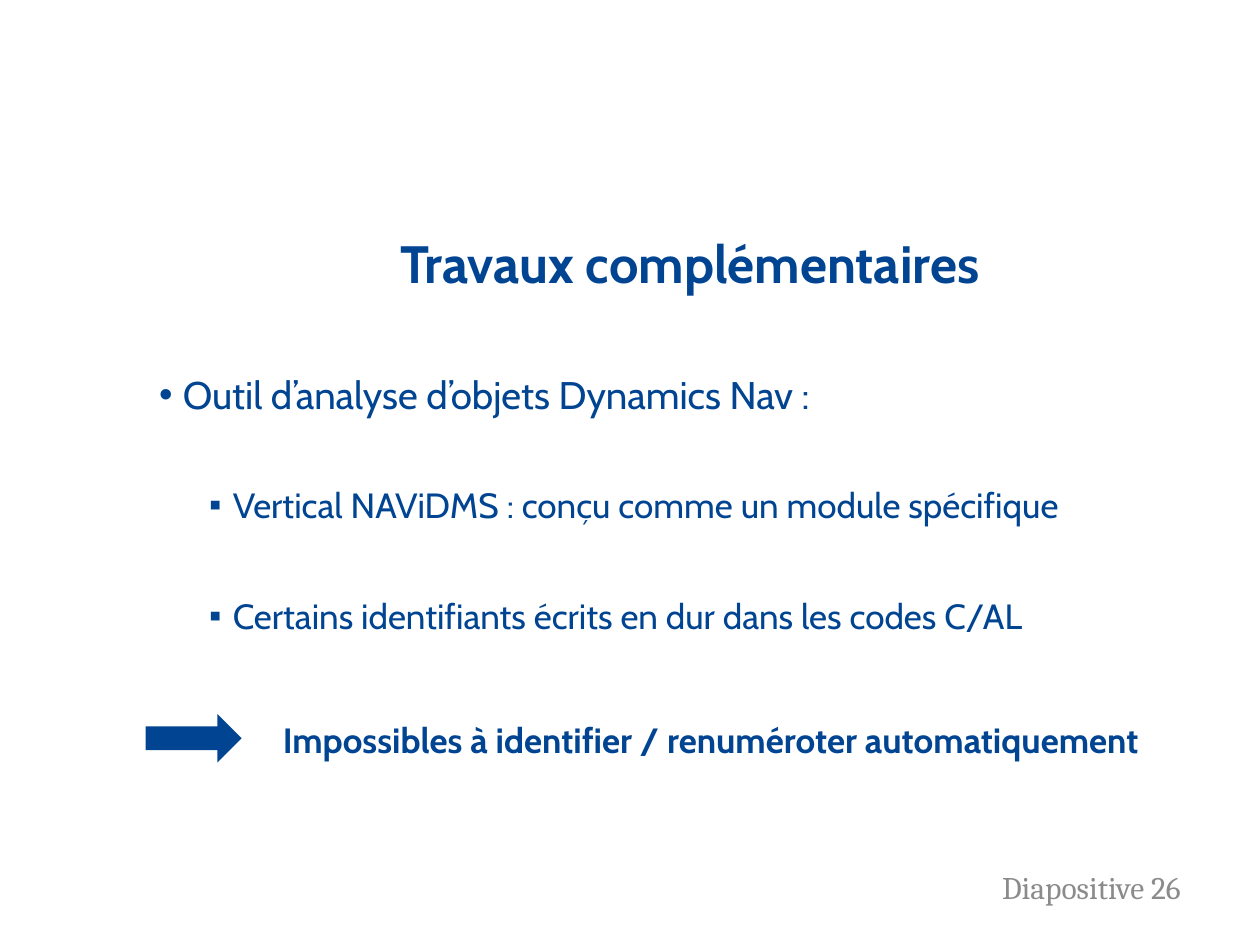
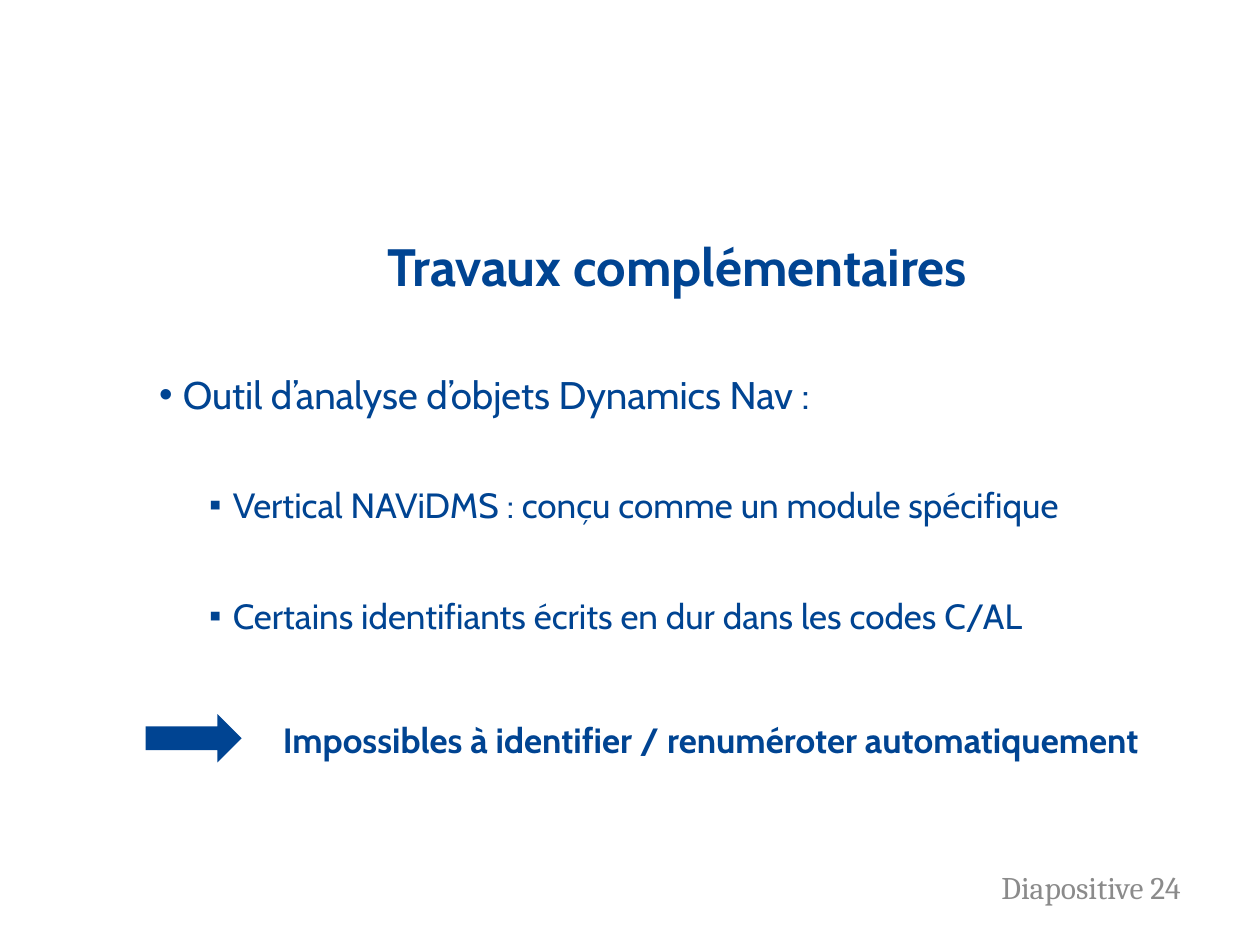
Before and after one commit to FlorentALAPETITE/Rapport_Stage_2017, a slide deck: slide 24 of Soutenance_Stage.pptx (slide 26 before the commit). Drawn at 1260x945 pixels with LibreOffice and Linux fonts; fonts in the diff are those of the drawing; background and template pictures are left out. Boxes give left, top, right and bottom in pixels: in the first picture for what was removed or moved away, otherwise in the second. Text is boxed around its words. In the diff, an @@ line names an element or a change of style, - is before the commit and + after.

Commit message:
Modifs rapport et diapo

```diff
--- a/Soutenance_Stage.pptx
+++ b/Soutenance_Stage.pptx
@@ text "Travaux complémentaires": place and size @@
-text "Travaux complémentaires" at <box>400,243,980,295</box>
+text "Travaux complémentaires" at <box>388,246,968,298</box>
@@ page number at <box>1001,878,1180,906</box>: text changed @@
-Diapositive 26
+Diapositive 24
```
Also in this commit, not shown: 3 other slides changed, 14 slides removed, 1 other file.
